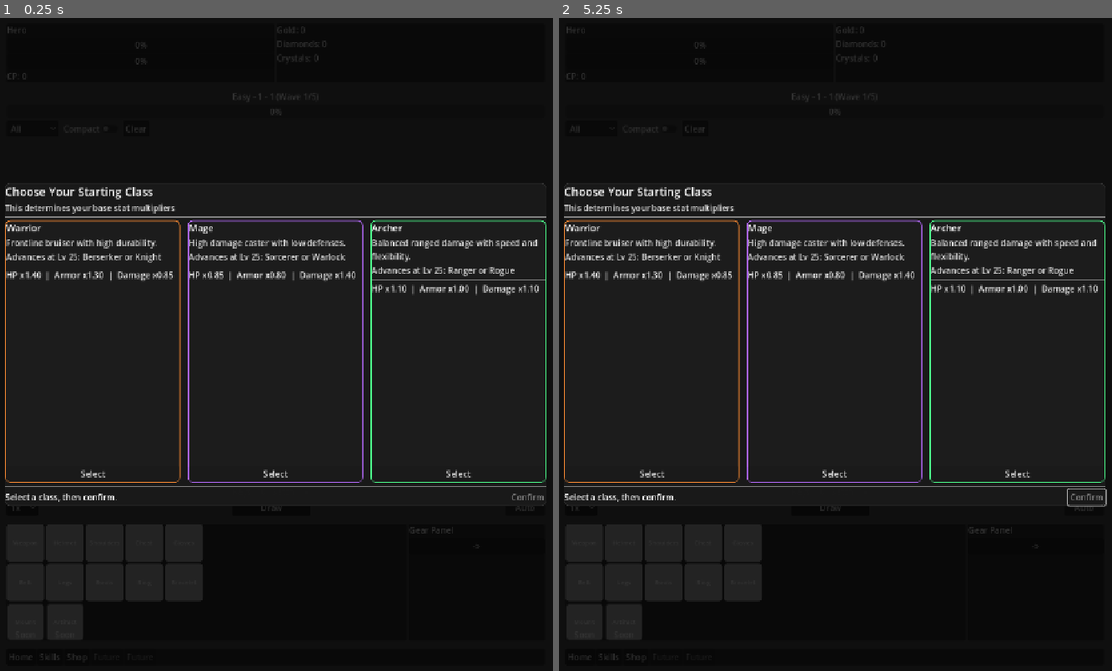
Above: before the commit, frames 1-2 (left to right).
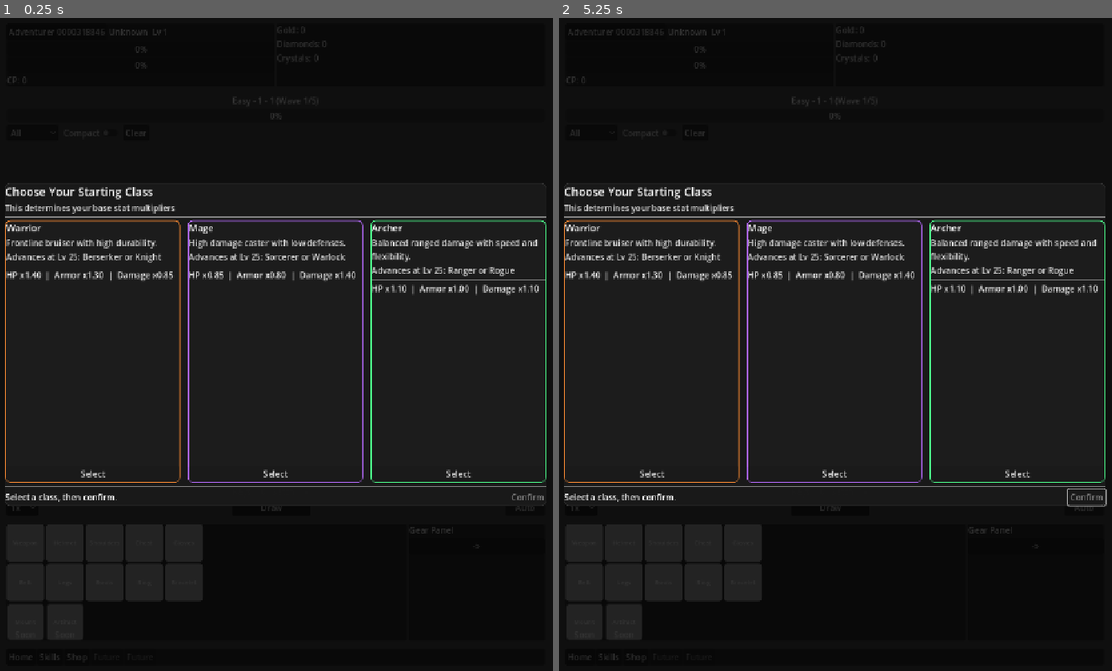
Above: after the commit, the same moments.

Repository: Mr-Cee/TheCrucibleGame
Game: Godot game, scene res://scenes/ui/Home.tscn
Two runs of this game, one before a commit and one after it. Both use one fixed random seed, a clock stepped at 60 frames per second and the inputs below.
Inputs (mouse positions are in pixels of both pictures, inside the frame that each line leads up to):
- Up to frame 1 (0.25 s): no input
- Up to frame 2 (5.25 s): click (614, 31) at 0.5 s, where only the run after the commit has a clickable "Adventurer 0000318846"; click "All" at 1.25 s; click "Compact" at 2 s; click "Clear" at 2.75 s; click "1x" at 3.5 s; click "Draw" at 4.25 s; click "Upgrade" at 5 s

The runs differ from the first frame. In frame 1, 0.1% of the frame differs, in the area x 1-57%, y 1-19%; in frame 2, 0.1%.

Commit message:
Added character name, persistence, and label/button in name panel to change name and display class/level

Diff:
--- a/scenes/ui/Home.tscn
+++ b/scenes/ui/Home.tscn
@@ -58,9 +58,16 @@
 [node name="CharacterVBox" type="VBoxContainer" parent="RootMargin/RootVBox/TopHUDRow/CharacterHUD"]
 layout_mode = 2
 
-[node name="NameLabel" type="Label" parent="RootMargin/RootVBox/TopHUDRow/CharacterHUD/CharacterVBox"]
+[node name="HeaderRow" type="HBoxContainer" parent="RootMargin/RootVBox/TopHUDRow/CharacterHUD/CharacterVBox"]
+layout_mode = 2
+
+[node name="NameButton" type="Button" parent="RootMargin/RootVBox/TopHUDRow/CharacterHUD/CharacterVBox/HeaderRow"]
 layout_mode = 2
 text = "CharacterName"
+
+[node name="ClassLevelLabel" type="Label" parent="RootMargin/RootVBox/TopHUDRow/CharacterHUD/CharacterVBox/HeaderRow"]
+layout_mode = 2
+text = "Class Label + level"
 
 [node name="HPBar" type="ProgressBar" parent="RootMargin/RootVBox/TopHUDRow/CharacterHUD/CharacterVBox"]
 layout_mode = 2
--- a/scripts/models/PlayerModel.gd
+++ b/scripts/models/PlayerModel.gd
@@ -3,6 +3,7 @@
 
 enum ClassId { WARRIOR, MAGE, ARCHER }
 
+@export var character_name: String = ""
 @export var class_id: int = ClassId.WARRIOR
 @export var level: int = 1
 @export var xp: int = 0
@@ -128,6 +129,7 @@
 		eq_out[str(slot_id)] = item.to_dict() if item != null else null
 
 	return {
+		"character_name": character_name,
 		"gold": gold,
 		"diamonds": diamonds,
 		"crystals": crystals,
@@ -159,6 +161,7 @@
 
 static func from_dict(d: Dictionary) -> PlayerModel:
 	var p := PlayerModel.new()
+	p.character_name = String(d.get("character_name", ""))
 	p.gold = int(d.get("gold", 0))
 	p.diamonds = int(d.get("diamonds", 0))
 	p.crystals = int(d.get("crystals", 0))
@@ -225,6 +228,8 @@
 				p.equipped[slot] = GearItem.from_dict(iv as Dictionary)
 
 	p.ensure_class_and_skills_initialized()
+	# Ensure name exists for older saves / new games.
+	p.ensure_name_initialized()
 	return p
 
 func xp_required_for_next_level() -> int:
@@ -322,3 +327,41 @@
 		out.add(sd.passive_flat.scaled(float(lvl)))
 
 	return out
+
+# ----------------- Character Name -----------------
+func ensure_name_initialized() -> void:
+	if character_name.strip_edges() != "":
+		return
+	character_name = generate_random_adventurer_name()
+
+static func generate_random_adventurer_name() -> String:
+	# "Adventurer XXXXXXXXXX" where X is a digit
+	# Note: True uniqueness on name server/world is requires backend validation
+	# This local generator is collision-resistant for a single-player save
+	var rng := RandomNumberGenerator.new()
+	rng.randomize()
+
+	# Use time_ random to reduce collision risk; keep exactly 10 digits
+	var t: int = int(Time.get_unix_time_from_system()) # seconds
+	var n: int = int(((t * 100000) + (rng.randi() % 100000)) % 10000000000)
+	var digits := "%010d" % n
+	return "Adventurer " + digits
+
+func base_class_display_name() -> String:
+	match int(class_id):
+		ClassId.WARRIOR: return "Warrior"
+		ClassId.MAGE: return "Mage"
+		ClassId.ARCHER: return "Archer"
+	return "Unknown"
+
+func current_class_name_display() -> String:
+	# If you have advanced classes enabled (class_def_id + ClassCatalog), show the advanced name
+	# Otherwise fall back to base class name
+	# (If your project already has class_def_id, this will work as is)
+	if "class_def_id" in self:
+		var cid: String = String(get("class_def_id"))
+		if cid != "":
+			var cd: ClassDef = ClassCatalog.get_def(cid)
+			if cd != null:
+				return cd.display_name
+	return base_class_display_name()
--- a/scripts/ui/Home.gd
+++ b/scripts/ui/Home.gd
@@ -5,6 +5,9 @@
 @onready var hp_bar: ProgressBar = $RootMargin/RootVBox/TopHUDRow/CharacterHUD/CharacterVBox/HPBar
 @onready var xp_bar: ProgressBar = $RootMargin/RootVBox/TopHUDRow/CharacterHUD/CharacterVBox/XPBar
 @onready var cp_label: Label = $RootMargin/RootVBox/TopHUDRow/CharacterHUD/CharacterVBox/CPLabel
+
+@onready var name_button: Button = $RootMargin/RootVBox/TopHUDRow/CharacterHUD/CharacterVBox/HeaderRow/NameButton
+@onready var class_level_label: Label = $RootMargin/RootVBox/TopHUDRow/CharacterHUD/CharacterVBox/HeaderRow/ClassLevelLabel
 
 @onready var gold_label: Label = $RootMargin/RootVBox/TopHUDRow/CurrencyHUD/CurrencyVBox/GoldLabel
 @onready var diamonds_label: Label = $RootMargin/RootVBox/TopHUDRow/CurrencyHUD/CurrencyVBox/DiamondsLabel
@@ -112,7 +115,12 @@
 var _class_hint_lbl: Label = null
 var _class_cards: Dictionary = {} # class_id -> PanelContainer
 
-
+const RENAME_COST_CRYSTALS := 1000
+
+var _rename_overlay: Control = null
+var _rename_line: LineEdit = null
+var _rename_status: Label = null
+var _rename_confirm: Button = null
 
 #-------------------------------------------------------------------------
 
@@ -174,6 +182,10 @@
 	# ... plus your existing HUD refresh hookup ...
 	Game.player_changed.connect(_refresh_hud_nonbattle)
 	_refresh_hud_nonbattle()
+
+	Game.player_changed.connect(_refresh_character_header)
+	_refresh_character_header()
+	name_button.pressed.connect(_open_rename_popup)
 
 	# Force class selection before battle begins (new games only).
 	call_deferred("_maybe_prompt_class_selection")
@@ -1289,7 +1301,6 @@
 		st.border_color = accent
 		card.add_theme_stylebox_override("panel", st)
 
-
 func _choose_advanced_class() -> void:
 	if Game.player == null:
 		return
@@ -1308,7 +1319,6 @@
 
 	# If they skipped milestones, immediately prompt for the next required tier.
 	call_deferred("_maybe_prompt_advanced_class_selection")
-
 
 func _next_advancement_text(cd: ClassDef) -> String:
 	# Find earliest child unlock level (usually 50 or 75). If none, final tier.
@@ -1364,3 +1374,131 @@
 		PlayerModel.ClassId.ARCHER:
 			return Color(0.30, 1.00, 0.55 + 0.06 * variant_index, 1.0)
 	return Color(0.9, 0.9, 0.9, 1.0)
+
+func _refresh_character_header() -> void:
+	if Game.player == null:
+		return
+
+	# Ensure random name exists (older saves/new games)
+	Game.player.ensure_name_initialized()
+
+	name_button.text = Game.player.character_name
+	class_level_label.text = "%s  Lv %d" % [Game.player.current_class_name_display(), int(Game.player.level)]
+
+func _open_rename_popup() -> void:
+	if _rename_overlay != null:
+		return
+	if Game.player == null:
+		return
+
+	_rename_overlay = Control.new()
+	_rename_overlay.set_anchors_preset(Control.PRESET_FULL_RECT)
+	_rename_overlay.mouse_filter = Control.MOUSE_FILTER_STOP
+	add_child(_rename_overlay)
+
+	var dim := ColorRect.new()
+	dim.set_anchors_preset(Control.PRESET_FULL_RECT)
+	dim.color = Color(0, 0, 0, 0.75)
+	dim.mouse_filter = Control.MOUSE_FILTER_STOP
+	_rename_overlay.add_child(dim)
+
+	var shell := PanelContainer.new()
+	shell.anchor_left = 0.5
+	shell.anchor_right = 0.5
+	shell.anchor_top = 0.5
+	shell.anchor_bottom = 0.5
+	shell.offset_left = -260
+	shell.offset_right = 260
+	shell.offset_top = -140
+	shell.offset_bottom = 140
+	shell.mouse_filter = Control.MOUSE_FILTER_STOP
+	_rename_overlay.add_child(shell)
+
+	var root := VBoxContainer.new()
+	root.offset_left = 16
+	root.offset_right = -16
+	root.offset_top = 14
+	root.offset_bottom = -14
+	shell.add_child(root)
+
+	var title := Label.new()
+	title.text = "Change Character Name"
+	title.add_theme_font_size_override("font_size", 18)
+	root.add_child(title)
+
+	var info := Label.new()
+	info.text = "Cost: %d crystals" % RENAME_COST_CRYSTALS
+	root.add_child(info)
+
+	_rename_line = LineEdit.new()
+	_rename_line.placeholder_text = "Enter new name"
+	_rename_line.text = Game.player.character_name
+	root.add_child(_rename_line)
+
+	_rename_status = Label.new()
+	_rename_status.text = ""
+	_rename_status.modulate = Color(1, 0.7, 0.7, 1)
+	root.add_child(_rename_status)
+
+	var buttons := HBoxContainer.new()
+	buttons.add_theme_constant_override("separation", 10)
+	root.add_child(buttons)
+
+	var cancel := Button.new()
+	cancel.text = "Cancel"
+	cancel.pressed.connect(_close_rename_popup)
+	buttons.add_child(cancel)
+
+	_rename_confirm = Button.new()
+	_rename_confirm.text = "Confirm"
+	buttons.add_child(_rename_confirm)
+
+	# Wire validation and confirm
+	_rename_line.text_changed.connect(func(_t: String) -> void:
+		_rename_validate()
+	)
+	_rename_validate()
+
+	_rename_confirm.pressed.connect(func() -> void:
+		_rename_validate()
+		if _rename_confirm.disabled:
+			return
+
+		var proposed := _rename_line.text.strip_edges()
+		Game.player.crystals -= RENAME_COST_CRYSTALS
+		Game.player.character_name = proposed
+
+		SaveManager.save_now()
+		Game.player_changed.emit()
+		_close_rename_popup()
+	)
+
+func _close_rename_popup() -> void:
+	if _rename_overlay != null:
+		_rename_overlay.queue_free()
+		_rename_overlay = null
+
+func _rename_validate() -> void:
+	if Game.player == null or _rename_line == null or _rename_status == null or _rename_confirm == null:
+		return
+
+	var proposed := _rename_line.text.strip_edges()
+
+	if proposed.length() < 3:
+		_rename_status.text = "Name must be at least 3 characters."
+		_rename_confirm.disabled = true
+		return
+
+	if proposed.length() > 24:
+		_rename_status.text = "Name must be 24 characters or less."
+		_rename_confirm.disabled = true
+		return
+
+	if Game.player.crystals < RENAME_COST_CRYSTALS:
+		_rename_status.text = "Not enough crystals."
+		_rename_confirm.disabled = true
+		return
+
+	# Placeholder for server uniqueness validation/reservation goes here.
+	_rename_status.text = ""
+	_rename_confirm.disabled = false
